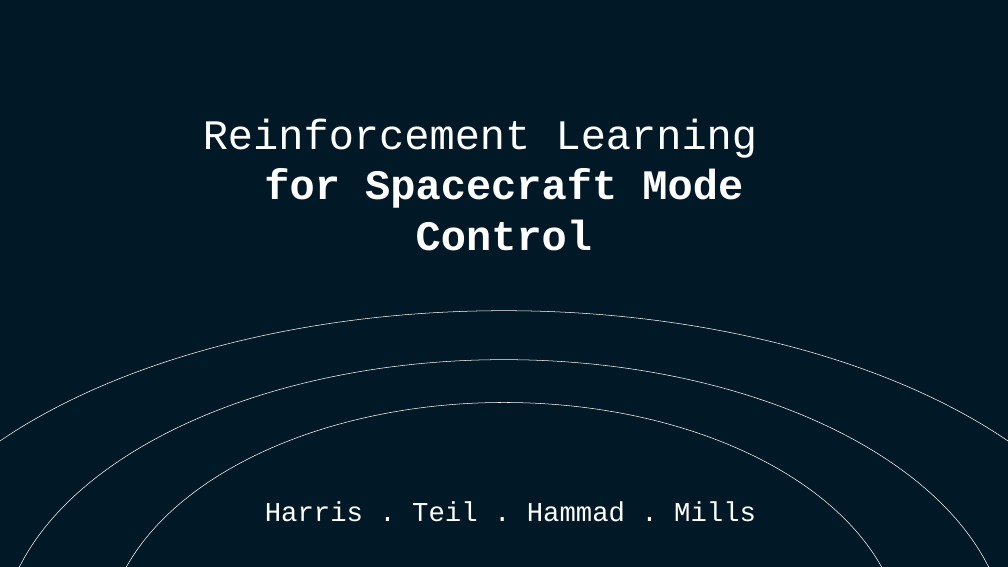
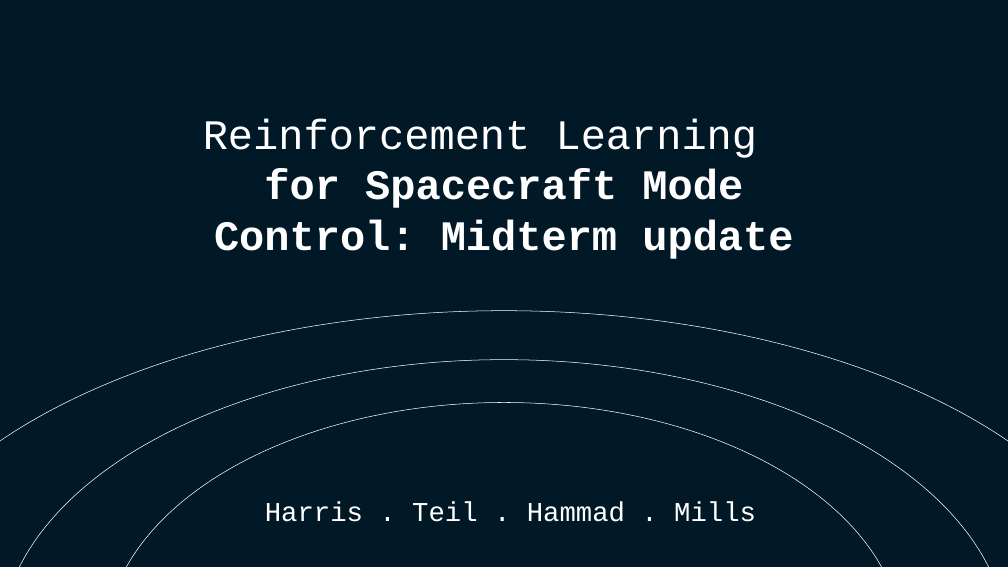
Before and after one commit to atharris/OrbitReinforcementLearning, a slide deck: slide 1 of presentation/midpoint.pptx. Drawn at 1008x567 pixels with LibreOffice and Linux fonts; fonts in the diff are those of the drawing. Boxes give left, top, right and bottom in pixels: in the first picture for what was removed or moved away, otherwise in the second. Text is boxed around its words. In the diff, an @@ line names an element or a change of style, - is before the commit and + after.

```diff
--- a/presentation/midpoint.pptx
+++ b/presentation/midpoint.pptx
@@ text at box(203, 119, 793, 259): text changed @@
-Reinforcement Learning
-for Spacecraft Mode Control
+Reinforcement Learning
+for Spacecraft Mode Control: Midterm update
```
Also in this commit, not shown: 2 other slides changed, 1 slide added, 1 slide removed, 2 other files.
